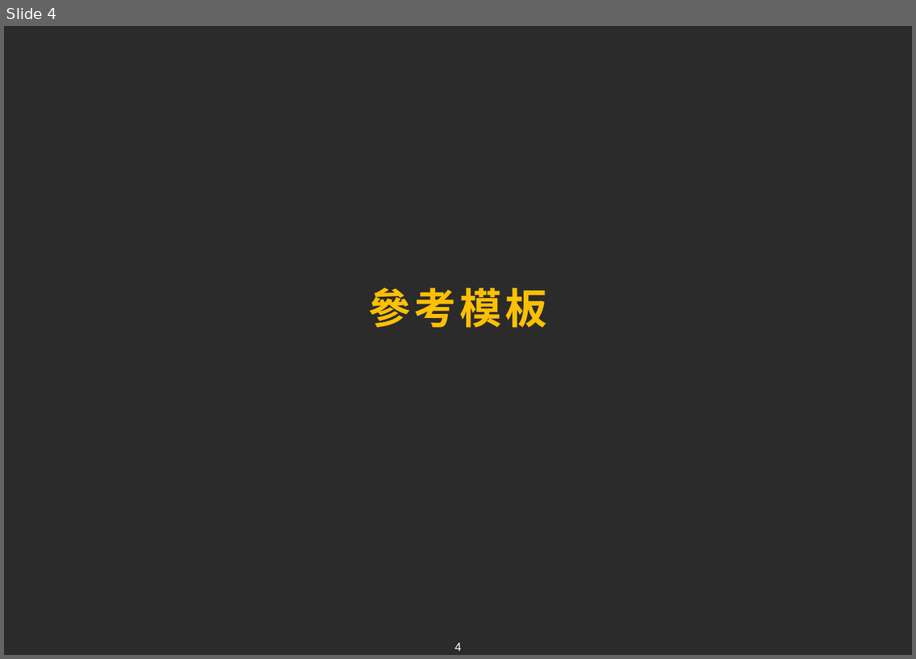
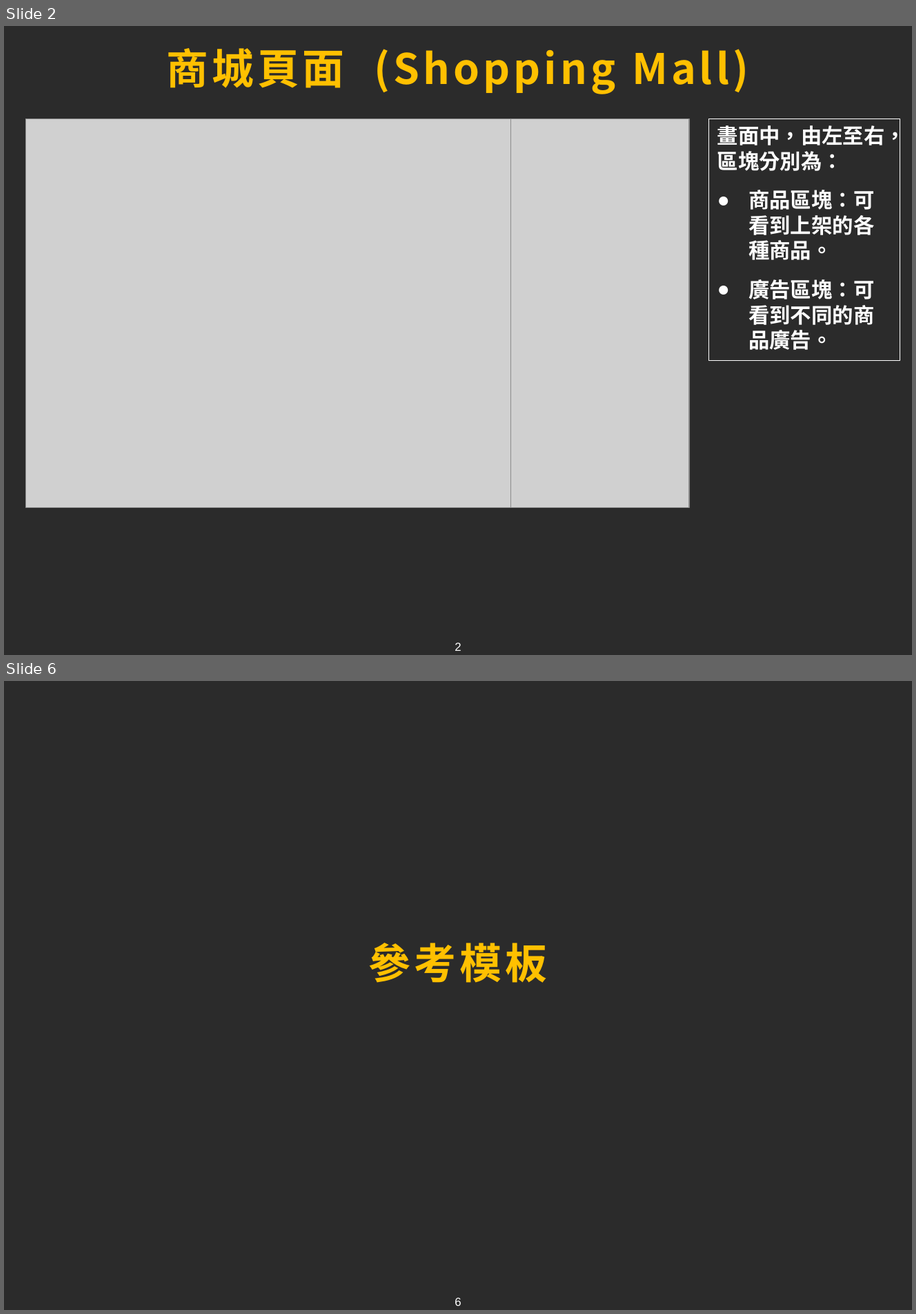
Before and after one commit to tim93009/FinalProject_GameForum, a slide deck: docs/ppt/chang.pptx. Shown one above the other, each under a label of ours: slide 4 before the commit, slides 2 and 6 after it; the slides between them are not shown. The pictures are 916x659 and 916x1314 pixels, drawn with LibreOffice and Linux fonts; fonts in the diff are those of the drawing; grey boxes stand for pictures; background and template pictures are left out; a plain dark background stands for a picture behind light text. Boxes give left, top, right and bottom in pixels: in the first picture for what was removed or moved away, otherwise in the second. Text is boxed around its words. In the diff, an @@ line names an element or a change of style, - is before the commit and + after.

```diff
--- a/docs/ppt/chang.pptx
+++ b/docs/ppt/chang.pptx
@@ slide 2 added at (4, 26, 912, 655), background picture (left out); not listed: 1 template element that a slide beside it also shows @@
@@ title added at (167, 48, 749, 94), 36 pt, text #FFC000, bold @@
+商城頁面 (Shopping Mall)
@@ picture added at (26, 119, 511, 507) @@
@@ picture added at (511, 119, 690, 507) @@
@@ text added at (709, 119, 900, 361), outline #FFFFFF 0.75 pt, 18 pt, text #FFFFFF, bold @@
+畫面中，由左至右，區塊分別為：
+● 商品區塊：可看到上架的各種商品。
+● 廣告區塊：可看到不同的商品廣告。
@@ what was slide 4 is now slide 6 @@
@@ page number at (455, 1297, 461, 1305): text changed @@
-4
+6
```
Also in this commit, not shown: 1 slide changed, 3 other slides added, 2 slides removed, 4 other files.
